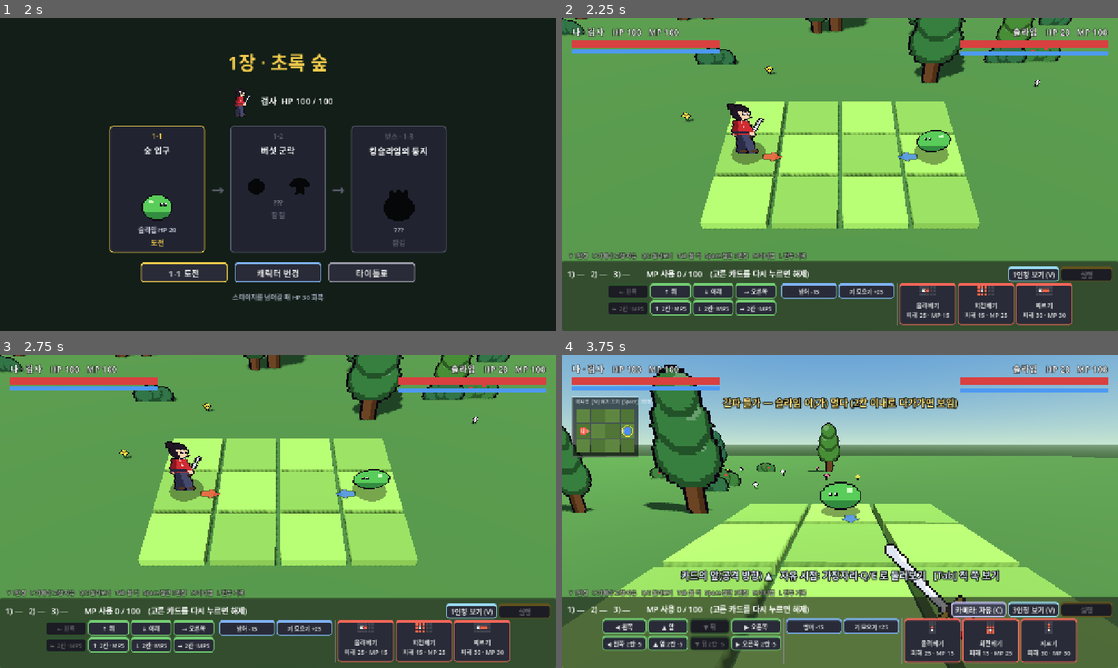
Above: before the commit, frames 1-4 (two rows, left to right).
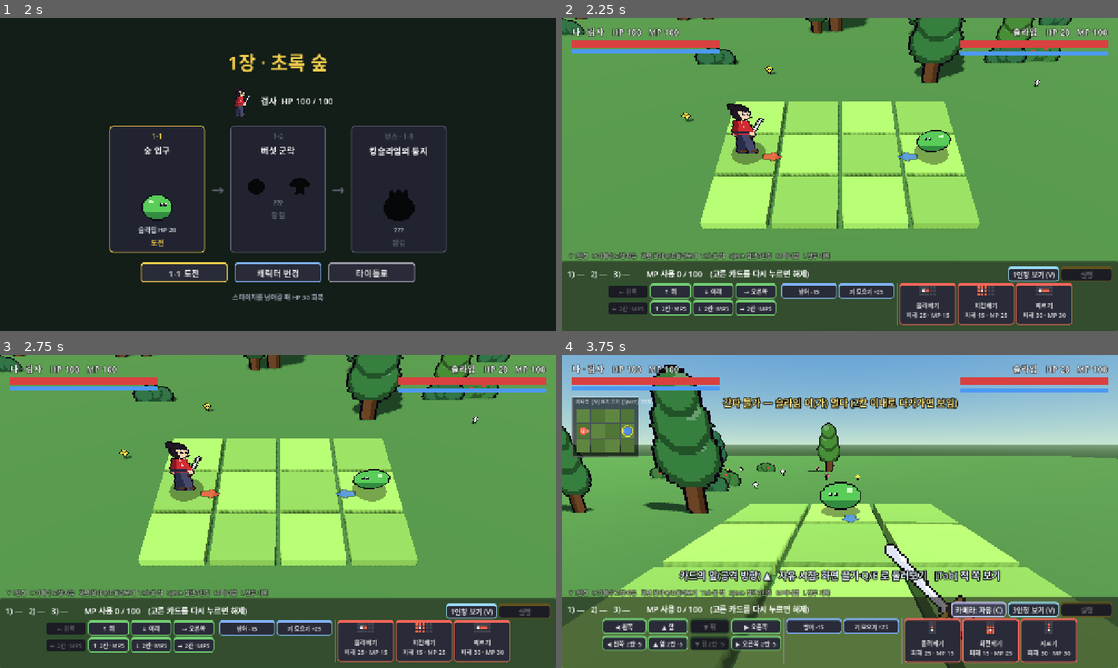
Above: after the commit, the same moments.

Repository: ldg0315/tile_card_battle
Game: Godot game, scene res://title.tscn
Two runs of this game, one before a commit and one after it. Both use one fixed random seed, a clock stepped at 60 frames per second and the inputs below.
Inputs:
- Up to frame 1 (2 s): click "싱글 플레이" at 0.5 s; click "검사 선택" at 1.25 s
- Up to frame 2 (2.25 s): click "1-1 도전" at 2 s
- Up to frame 3 (2.75 s): no input
- Up to frame 4 (3.75 s): click "1인칭 보기 (V)" at 2.75 s; click "카메라: 고정 (C)" at 3.5 s

Frame 1 is identical in both runs. In frame 2, 0.6% of the frame differs, in the area x 14-49%, y 74-78%; in frame 3, 0.6%; in frame 4, 2.0%, in the area x 14-100%, y 5-98%.

Commit message:
1인칭 둘러보기를 화면 드래그로 바꾸고 위아래 시점을 제한된 범위로 더한다
화면 가장자리에 커서를 두면 도는 방식은 가장자리 쪽 카드로 커서를 옮기다 의도치 않게 돌았고, 위아래를 볼 수 없어 고개를 숙여 내 칸을 보거나 큰 보스를 올려다볼 수 없었다.
(1) 위쪽 3D 화면을 왼쪽 버튼으로 잡고 끌면 고개가 돎(지도 앱처럼 화면을 잡아 끄는 방향), 6px 미만 클릭은 무시 — 카드는 아래 패널에만 있어 클릭과 섞이지 않음
(2) 끌기 시작하면 고정 모드여도 자동으로 자유 모드 — C 를 먼저 누르는 번거로움 없이
(3) 가장자리 회전 제거, Q/E 는 유지 — 키보드로 빠르게 뒤를 볼 때 편함
(4) 위아래는 기본 시선에서 아래 45도·위 15도까지 — 숙여서 내 칸·범위 칸을 직접 보고 큰 보스를 올려다보는 정도, 하늘만 보다 판을 놓치지 않게
(5) C/Tab 으로 위아래도 기본 각도 복구, 개발용 --drag=가로,세로 로 같은 입력 경로를 흘려 넣어 확인
(6) 안내 문구·ROADMAP 갱신

검증: tools/run_tests.sh 통과. --drag 로 좌우(300px)·숙이기·올려다보기 화면을 캡처로 확인. 실제 마우스로 끌어 보지는 못함. 3인칭은 고정 카메라라 해당 없음.

Co-Authored-By: Claude Opus 5.5 <noreply@anthropic.com>

Diff:
--- a/scripts/battle.gd
+++ b/scripts/battle.gd
@@ -45,9 +45,15 @@
 const SPIN_TIME := 0.45
 const ORDER_MARK := ["①", "②", "③"]
 const BLADE_GLOW := Color(0.55, 0.8, 1.0)  # 검광 바깥 빛(칼날의 서늘한 푸른빛). 1·3인칭 같은 색
-const FREE_LOOK_EDGE := 90.0  # 자유 시점: 이 폭(px)의 좌우 가장자리 띠에 커서가 있으면 돈다
-const FREE_LOOK_BOTTOM := 190.0  # 화면 아래 이만큼(카드 패널 + 조작 안내 줄)은 가장자리로 치지 않는다
-const FREE_LOOK_SPEED := 2.2  # 최고 회전 속도(라디안/초)
+const DRAG_AREA_BOTTOM := 190.0  # 화면 아래 이만큼(카드 패널 + 조작 안내 줄)에서 누른 건 둘러보기로 치지 않는다
+const DRAG_START_PX := 6.0  # 이만큼 끌어야 둘러보기 시작 — 잠깐 누른 클릭으로 시점이 튀지 않게
+const DRAG_RAD_PER_PX := 0.0035  # 끈 거리(px)당 도는 각도. 화면 너비만큼 끌면 약 250도
+const FREE_LOOK_SPEED := 2.2  # Q/E 회전 속도(라디안/초)
+# 자유 시점 위아래 범위(기본 시선 기준, 도). 아래는 넓게 — 고개를 숙여 내 칸·바로 앞 범위 칸을 직접 보려고.
+# 위는 조금만 — 큰 보스를 올려다볼 정도. 판이 평평해 위쪽엔 볼 게 없고, 하늘만 보다 판을 놓치기 쉽다
+const LOOK_DOWN_MAX := 45.0
+const LOOK_UP_MAX := 15.0
+const FP_BASE_PITCH := -18.0  # 기본 시선이 내려다보는 각도(앞 4, 아래 1.3 과 같은 값)
 const MOVE_W := 92  # 손패 이동 버튼 폭
 const UTIL_W := 128  # 손패 방어·기 모으기·회복 버튼 폭
 const ATTACK_SFX := {"lunge": "slash", "slash": "slash", "thrust": "thrust", "cross": "slash", "rush": "thrust",
@@ -89,11 +95,15 @@
 var preview_tiles: Array[Vector2i] = []  # 마우스를 올린 카드의 범위(미니맵도 같이 그린다)
 var attack_marks := {}  # 지금 공격 중인 칸 → 공격자 색. 1인칭에선 보드가 잘 안 보여 미니맵에도 칠한다
 var fp_target := 1  # 1인칭 카메라가 바라보는 적
-# 1인칭 자유 시점: 적을 자동으로 따라가지 않고 화면 가장자리·Q/E 로 고개를 돌린다.
+# 1인칭 자유 시점: 적을 자동으로 따라가지 않고, 위쪽 3D 화면을 잡고 끌거나 Q/E 로 고개를 돌린다.
 # 마우스를 움직이는 만큼 도는 방식(FPS)은 카드를 고르러 커서를 내릴 때 시점까지 내려가 버려서,
-# 커서가 가장자리에 머물 때만 돈다 — 가운데·카드 패널에선 시점이 움직이지 않는다
+# 누른 채 끌 때만 돈다. 화면 가장자리에 커서를 두면 돌던 방식은 가장자리 쪽 카드로 커서를 옮기다 의도치 않게 돌아서 뺐다
 var fp_free := false
+var drag_from := Vector2.ZERO  # 둘러보기용으로 누른 자리
+var drag_down := false  # 3D 화면에서 왼쪽 버튼을 누르고 있는 중
+var dragging := false  # DRAG_START_PX 넘게 끌어 실제로 둘러보는 중
 var fp_yaw := 0.0  # 자유 시점의 좌우 방향(라디안, 0 = -Z, 양수 = 왼쪽으로 돈다)
+var fp_look_pitch := 0.0  # 자유 시점에서 기본 시선보다 더 들거나(+) 숙인(-) 각도(도)
 var cam_button: Button
 var enemy_plans := {}  # 적 번호 → 이번 턴 카드. 엿보기를 하려면 내가 고르기 전에 정해져 있어야 한다
 var boss_states := {}  # 적 번호 → 패턴 보스의 진행(페이즈·턴)
@@ -542,7 +552,7 @@
 
 	# 전투 기록을 숨겨 둬서 조작 안내가 안 보이니, 카드 패널 바로 위에 한 줄로 늘 띄운다
 	var keys := Label.new()
-	keys.text = "V 1인칭   C 카메라 고정·자유   Q/E 둘러보기   Tab 볼 적   Space 잠깐 3인칭   M 미니맵   L 전투 기록"
+	keys.text = "V 1인칭   C 카메라 고정·자유   화면 끌기·Q/E 둘러보기   Tab 볼 적   Space 잠깐 3인칭   M 미니맵   L 전투 기록"
 	keys.add_theme_font_size_override("font_size", 13)
 	keys.add_theme_color_override("font_color", Color(1, 1, 1, 0.65))
 	keys.add_theme_constant_override("outline_size", 5)
@@ -1171,6 +1181,9 @@
 ## _unhandled_input 이 아니라 _input 에서 받는다 — Tab 은 GUI 가 "다음 버튼으로 포커스 이동"으로 먼저 써버려서
 ## _unhandled_input 까지 오지 않는다(버튼 하이라이트만 옮겨 다니던 증상).
 func _input(event: InputEvent) -> void:
+	if event is InputEventMouseButton or event is InputEventMouseMotion:
+		_drag_look(event)
+		return
 	if not (event is InputEventKey and not event.echo):
 		return
 	if event.keycode == KEY_SPACE:
@@ -1253,12 +1266,14 @@
 		var d := sprites[fp_target].position - sprites[0].position
 		if Vector2(d.x, d.z).length() > 0.1:
 			fp_yaw = _yaw_of(d)
+		fp_look_pitch = 0.0  # 둘러보다 길을 잃었을 때의 복구 키이기도 해서 위아래도 기본으로
 	_update_peek()
 
 
 ## 고정(적 자동 추적) ↔ 자유(가장자리·Q/E). 자유로 바꿀 땐 지금 보던 방향에서 시작해 화면이 튀지 않게.
 func _toggle_free_cam() -> void:
 	fp_free = not fp_free
+	fp_look_pitch = 0.0
 	if fp_free:
 		fp_yaw = _yaw_of(-cam_smooth.basis.z)
 	_update_cam_button()
@@ -1266,7 +1281,7 @@
 
 func _update_cam_button() -> void:
 	cam_button.text = "카메라: 자유 (C)" if fp_free else "카메라: 고정 (C)"
-	cam_button.tooltip_text = "화면 왼쪽·오른쪽 가장자리에 커서를 두거나 Q/E 로 둘러봅니다" if fp_free \
+	cam_button.tooltip_text = "화면을 끌거나 Q/E 로 둘러봅니다" if fp_free \
 		else "보고 있는 적을 자동으로 따라갑니다(Tab 으로 바꾸기)"
 
 
@@ -1275,23 +1290,44 @@
 	return atan2(-v.x, -v.z)
 
 
-## 자유 시점에서 이번 프레임에 돌 양. 커서가 3D 화면(카드 패널 위)의 좌우 가장자리 띠 안에 있으면
-## 깊이 들어갈수록 빠르게 돈다. Q/E 는 같은 최고 속도.
+## 자유 시점에서 이번 프레임에 Q/E 로 돌 양.
 func _free_look_turn(delta: float) -> float:
 	var dir := 0.0
 	if Input.is_key_pressed(KEY_Q):
 		dir += 1.0
 	if Input.is_key_pressed(KEY_E):
 		dir -= 1.0
-	var area := ui_root.size
-	var m := ui_root.get_local_mouse_position()
-	# 카드 패널(아래 FREE_LOOK_BOTTOM)과 창 밖에서는 돌지 않는다 — 카드를 고르는 동안 시점이 흔들리지 않게
-	if DisplayServer.window_is_focused() and m.y > 0 and m.y < area.y - FREE_LOOK_BOTTOM and m.x >= 0 and m.x <= area.x:
-		if m.x < FREE_LOOK_EDGE:
-			dir += 1.0 - m.x / FREE_LOOK_EDGE
-		elif m.x > area.x - FREE_LOOK_EDGE:
-			dir -= 1.0 - (area.x - m.x) / FREE_LOOK_EDGE
-	return clampf(dir, -1.0, 1.0) * FREE_LOOK_SPEED * delta
+	return dir * FREE_LOOK_SPEED * delta
+
+
+## 1인칭 둘러보기: 위쪽 3D 화면을 왼쪽 버튼으로 잡고 좌우로 끌면 그만큼 고개가 돈다(지도 앱처럼 화면을 잡아 끄는 쪽 —
+## 오른쪽으로 끌면 풍경이 오른쪽으로 따라와 고개는 왼쪽으로). 위아래는 LOOK_DOWN_MAX·LOOK_UP_MAX 안에서만.
+## 카드 패널에서 누른 건 무시해 카드 선택과 섞이지 않는다. 끌기 시작하면 고정 모드여도 자유 모드로 바뀐다.
+func _drag_look(event: InputEvent) -> void:
+	if event is InputEventMouseButton and event.button_index == MOUSE_BUTTON_LEFT:
+		if event.pressed:
+			var m: Vector2 = event.position  # 이벤트 자리 — 실제 커서 대신 써야 흘려 넣은 입력(개발용 --drag)도 같은 경로
+			drag_down = first_person and not overview and not result_panel.visible \
+				and m.y < ui_root.size.y - DRAG_AREA_BOTTOM
+			drag_from = m
+			dragging = false
+		else:
+			if dragging:
+				get_viewport().set_input_as_handled()  # 끌기를 끝낸 뗌이 클릭으로 처리되지 않게
+			drag_down = false
+			dragging = false
+		return
+	if event is InputEventMouseMotion and drag_down:
+		if not dragging:
+			if event.position.distance_to(drag_from) < DRAG_START_PX:
+				return
+			dragging = true
+			if not fp_free:
+				_toggle_free_cam()  # 지금 보던 방향에서 이어서 돈다
+		fp_yaw = wrapf(fp_yaw + event.relative.x * DRAG_RAD_PER_PX, -PI, PI)
+		# 위아래도 같은 "화면 잡아 끌기": 아래로 끌면 풍경이 내려와 시선은 위로
+		fp_look_pitch = clampf(fp_look_pitch + rad_to_deg(event.relative.y * DRAG_RAD_PER_PX), -LOOK_DOWN_MAX, LOOK_UP_MAX)
+		get_viewport().set_input_as_handled()
 
 
 ## 1인칭에선 상대가 코앞이라 월드 크기 글자가 화면을 덮는다 → 거리와 무관한 화면 고정 크기로 바꾼다.
@@ -1346,8 +1382,9 @@
 		if flat.length() > 0.6:
 			look = tp
 	if fp_free and not fp_face_lock:
-		# 자유 시점: 높이·내려다보는 각도는 고정 시점과 같고 좌우만 fp_yaw 로
-		look = eye + Vector3(-sin(fp_yaw), 0, -cos(fp_yaw)) * 4.0 + Vector3(0, -1.3, 0)
+		# 자유 시점: 좌우는 fp_yaw, 위아래는 기본 시선(FP_BASE_PITCH)에서 fp_look_pitch 만큼
+		var p := deg_to_rad(FP_BASE_PITCH + fp_look_pitch)
+		look = eye + (Vector3(-sin(fp_yaw), 0, -cos(fp_yaw)) * cos(p) + Vector3(0, sin(p), 0)) * 4.2
 	look.y += fp_pitch
 	var xf := Transform3D(Basis(), eye).looking_at(look, Vector3.UP)
 	if fp_spin != 0.0:
@@ -1363,7 +1400,7 @@
 	var flat_right := Vector3(right.x, 0, right.z).normalized()
 	var hint := "   [Tab] 볼 적 바꾸기" if rules.foes_of(0).size() > 1 else ""
 	if fp_free:
-		hint = "   자유 시점: 가장자리·Q/E 로 둘러보기" + ("   [Tab] 적 쪽 보기" if rules.foes_of(0).size() > 0 else "")
+		hint = "   자유 시점: 화면 끌기·Q/E 로 둘러보기" + ("   [Tab] 적 쪽 보기" if rules.foes_of(0).size() > 0 else "")
 	# 1인칭의 이동 카드는 몸 기준(앞·뒤·왼·오)이라, 카메라가 적을 보느라 고개를 돌렸을 때 몸 앞이 어느 쪽인지만 알려준다
 	compass_label.text = "카드의 앞(공격 방향) %s%s" % [
 		_screen_arrow(Vector3(step_facing[0], 0, 0), flat_fwd, flat_right), hint]
@@ -2811,7 +2848,9 @@
 func _handle_debug_args() -> void:
 	var shot := ""
 	var auto := false
-	var reward_shot := false  # --reward: 이긴 것으로 치고 결과(보상 선택) 화면을 찍는다
+	var reward_shot := false
+	var drag_test := 0.0
+	var drag_test_y := 0.0  # --reward: 이긴 것으로 치고 결과(보상 선택) 화면을 찍는다
 	var hand: Array = rules.hand(0)
 	var mine: Array = ["right", hand[Cards.COMMON.size()], "guard"]  # 오른쪽 + 첫 공격 + 방어 (캐릭터와 무관하게 유효)
 	var mids: Array[float] = [0.75]
@@ -2823,6 +2862,11 @@
 			auto = true
 		elif a == "--fp":
 			_toggle_view()
+		elif a.begins_with("--drag="):
+			# 3D 화면을 잡고 끄는 입력을 실제 입력 경로로 흘려 넣는다(+ 오른쪽으로 끌기). --shot 과 함께
+			var dv := a.substr(7).split(",")  # "가로" 또는 "가로,세로"
+			drag_test = float(dv[0])
+			drag_test_y = float(dv[1]) if dv.size() > 1 else 0.0
 		elif a.begins_with("--look="):
 			# 자유 시점으로 바꾸고 지금 방향에서 이만큼(도, 양수 = 왼쪽) 돌린 장면을 찍으려고
 			_toggle_free_cam()
@@ -2882,6 +2926,26 @@
 		while busy:
 			await get_tree().process_frame
 		await get_tree().create_timer(0.2).timeout
+	if drag_test != 0.0 or drag_test_y != 0.0:
+		var at := Vector2(ui_root.size.x / 2.0, ui_root.size.y * 0.35)
+		var press := InputEventMouseButton.new()
+		press.button_index = MOUSE_BUTTON_LEFT
+		press.pressed = true
+		press.position = at
+		Input.parse_input_event(press)
+		for k in 10:
+			var mv := InputEventMouseMotion.new()
+			mv.relative = Vector2(drag_test / 10.0, drag_test_y / 10.0)
+			at += mv.relative
+			mv.position = at
+			mv.button_mask = MOUSE_BUTTON_MASK_LEFT
+			Input.parse_input_event(mv)
+			await get_tree().process_frame
+		var up := InputEventMouseButton.new()
+		up.button_index = MOUSE_BUTTON_LEFT
+		up.position = at
+		Input.parse_input_event(up)
+		await get_tree().create_timer(0.6).timeout
 	if reward_shot:
 		rules.winner = 0
 		_show_result()
Not shown, changed: docs/ROADMAP.md
